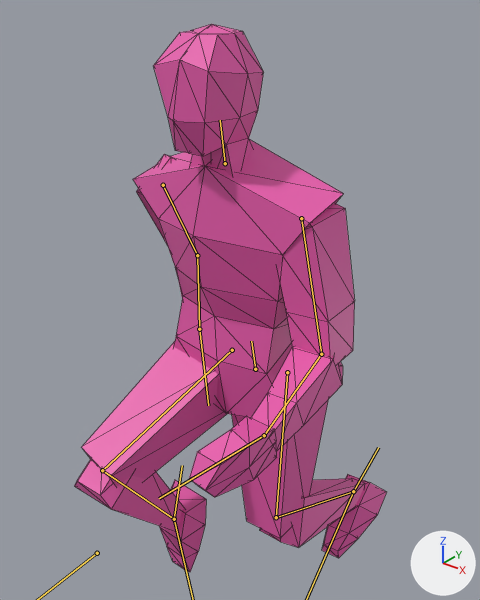
Two versions of the glTF model Models/man.glb, one commit apart.
Both versions are drawn from a camera (50 mm lens) standing at (0.935, -1.237, 1.795) and looking at (-0.098, 0.055, 0.994). Every picture has the same lights, and +X, +Y and +Z are marked at lower right. Both versions are drawn at frame 19 of the action 'run_loop'; the numbers are the values there. The bones that bend it are drawn over the model as lines. Mesh edges are drawn as thin lines.

Names of what the first picture shows: 'man'.
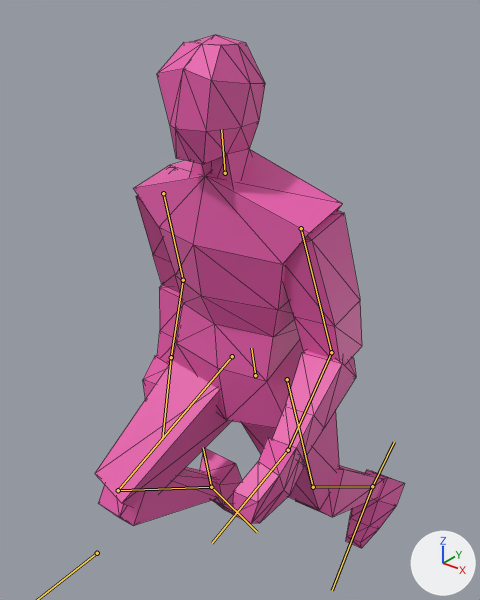
The change in detail:
Bone 'body' (bone_body) moves from (0.0, -0.096, -0.002) to (0.0, -0.118, -0.003).
Bone 'head' (bone_head) turns from (-12, 0, 0) to (-14, 0, 0) degrees about its own x, y and z.
Bone 'upperarm.l' (bone_upperarm_l) turns from (9, -2, -12) to (1, 0, -12) degrees about its own x, y and z.
Bone 'lowerarm.l' (bone_lowerarm_l) turns from (57, -4, -2) to (48, -5, -1) degrees about its own x, y and z.
Bone 'hand.l' (bone_hand_l) turns from (18, 5, -6) to (16, 2, 0) degrees about its own x, y and z.
Bone 'upperleg.l' (bone_upperleg_l) turns from (19, -1, -4) to (-3, -2, -2) degrees about its own x, y and z.
Bone 'lowerleg.l' (bone_lowerleg_l) turns from (-72, 6, 10) to (-39, 1, 7) degrees about its own x, y and z.
Bone 'foot.l' (bone_foot_l) turns from (37, 0, -10) to (18, 1, -8) degrees about its own x, y and z.
Bone 'upperarm.r' (bone_upperarm_r) turns from (-22, -4, 13) to (-9, -2, 12) degrees about its own x, y and z.
Bone 'lowerarm.r' (bone_lowerarm_r) turns from (13, 1, 2) to (13, 1, 0) degrees about its own x, y and z.
Bone 'hand.r' (bone_hand_r) turns from (17, -3, 3) to (18, -2, 0) degrees about its own x, y and z.
Bone 'upperleg.r' (bone_upperleg_r) turns from (80, 7, -8) to (66, 6, -9) degrees about its own x, y and z.
Bone 'lowerleg.r' (bone_lowerleg_r) turns from (-98, 12, 10) to (-109, 14, 9) degrees about its own x, y and z.
Bone 'foot.r' (bone_foot_r) turns from (-44, -4, 1) to (-45, -8, 3) degrees about its own x, y and z.

Boxes [x1, y1, x2, y2] around the edits, measured in the pictures (480 x 600 px):
'man', posed (6% shorter)
    before: [75, 24, 387, 572]
    after: [95, 35, 404, 548]
bone 'body', root to tip
    before: (255, 369) to (251, 341)
    after: (255, 375) to (251, 348)
bone 'head', root to tip
    before: (225, 163) to (220, 120)
    after: (225, 173) to (221, 129)
bone 'upperarm.l', root to tip
    before: (301, 218) to (321, 354)
    after: (301, 228) to (331, 352)
bone 'lowerarm.l', root to tip
    before: (321, 354) to (264, 435)
    after: (331, 352) to (288, 450)
bone 'hand.l', root to tip
    before: (264, 435) to (159, 498)
    after: (288, 450) to (212, 543)
bone 'upperleg.l', root to tip
    before: (287, 372) to (276, 517)
    after: (287, 379) to (313, 487)
bone 'lowerleg.l', root to tip
    before: (276, 517) to (353, 491)
    after: (313, 487) to (372, 486)
bone 'upperarm.r', root to tip
    before: (163, 185) to (197, 255)
    after: (163, 193) to (183, 280)
bone 'lowerarm.r', root to tip
    before: (197, 255) to (199, 329)
    after: (183, 280) to (171, 357)
bone 'hand.r', root to tip
    before: (199, 329) to (208, 405)
    after: (171, 357) to (162, 439)
bone 'upperleg.r', root to tip
    before: (232, 350) to (102, 470)
    after: (232, 356) to (118, 490)
bone 'lowerleg.r', root to tip
    before: (102, 470) to (174, 519)
    after: (118, 490) to (211, 487)
